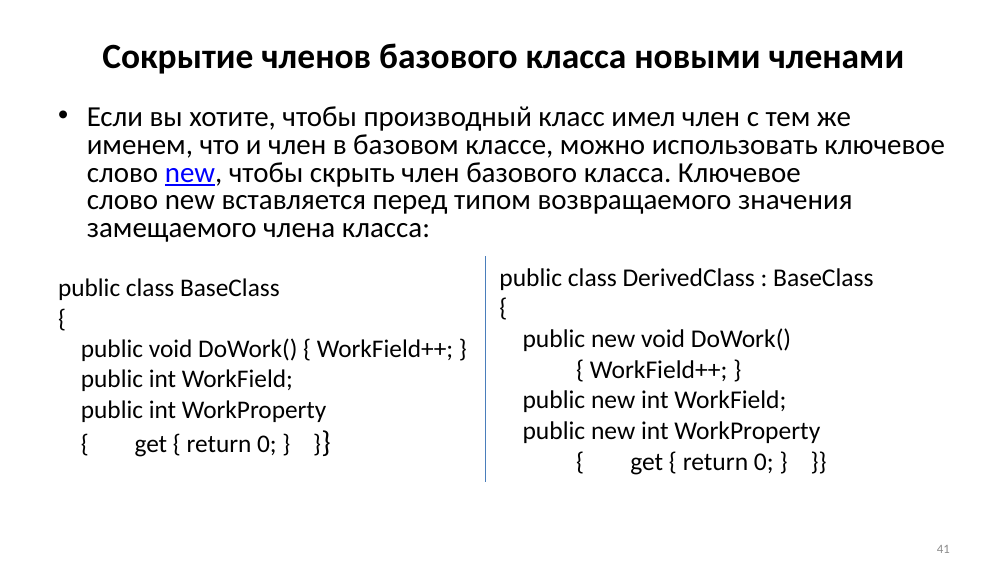
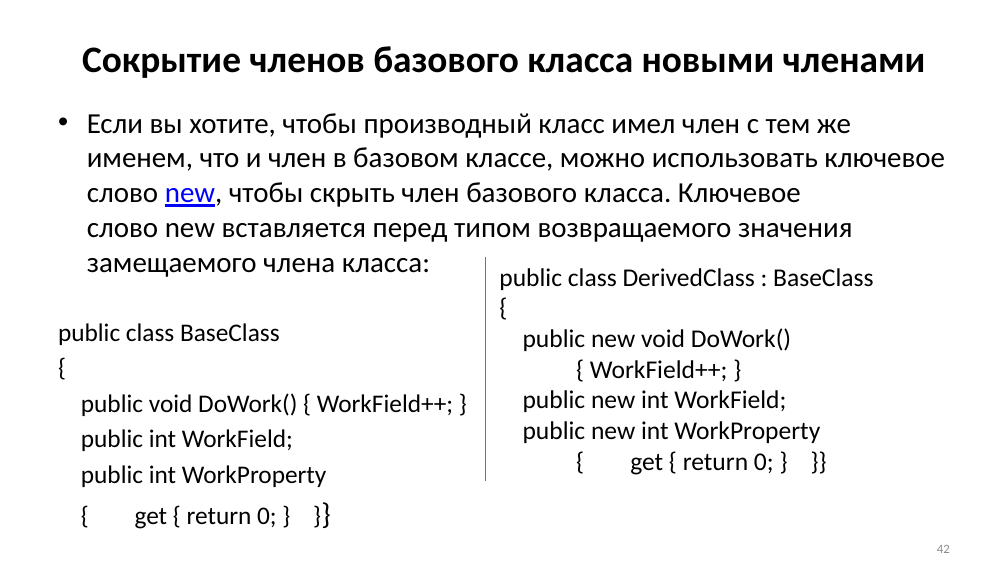
Before and after one commit to Mrztv/KRSU, a slide deck: slide 42 of 2026/ООП/Хмелева/ООП2.pptx (slide 41 before the commit). Drawn at 1008x575 pixels with LibreOffice and Linux fonts; fonts in the diff are those of the drawing. Boxes give left, top, right and bottom in pixels: in the first picture for what was removed or moved away, otherwise in the second. Text is boxed around its words. In the diff, an @@ line names an element or a change of style, - is before the commit and + after.

```diff
--- a/2026/ООП/Хмелева/ООП2.pptx
+++ b/2026/ООП/Хмелева/ООП2.pptx
@@ text "Сокрытие членов базового класса новыми ..." at (82, 46, 926, 78): size 33.3 to 35.1 pt; line spacing 0.9 to 1 @@
@@ text "Если вы хотите, чтобы производный ..." at (58, 113, 945, 529): line spacing 0.8 to 1; less space between paragraphs @@
@@ page number at (937, 545, 950, 553): text changed @@
-41
+42
```
Also in this commit, not shown: 89 other slides changed, 1 slide added, 19 other files.
